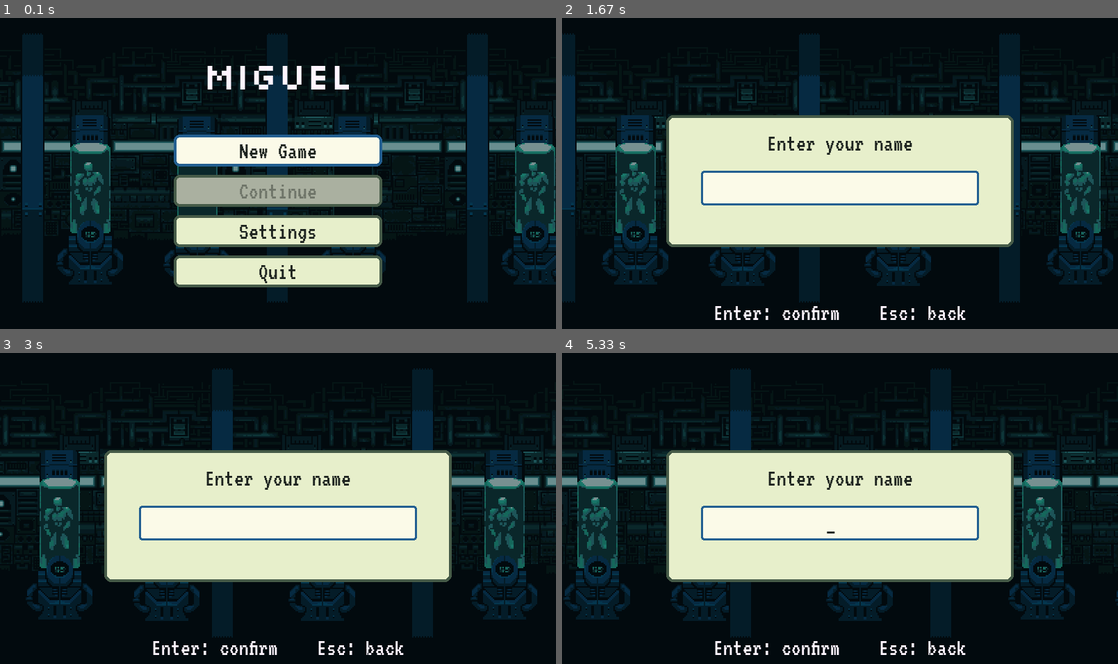
Above: before the commit, frames 1-4 (two rows, left to right).
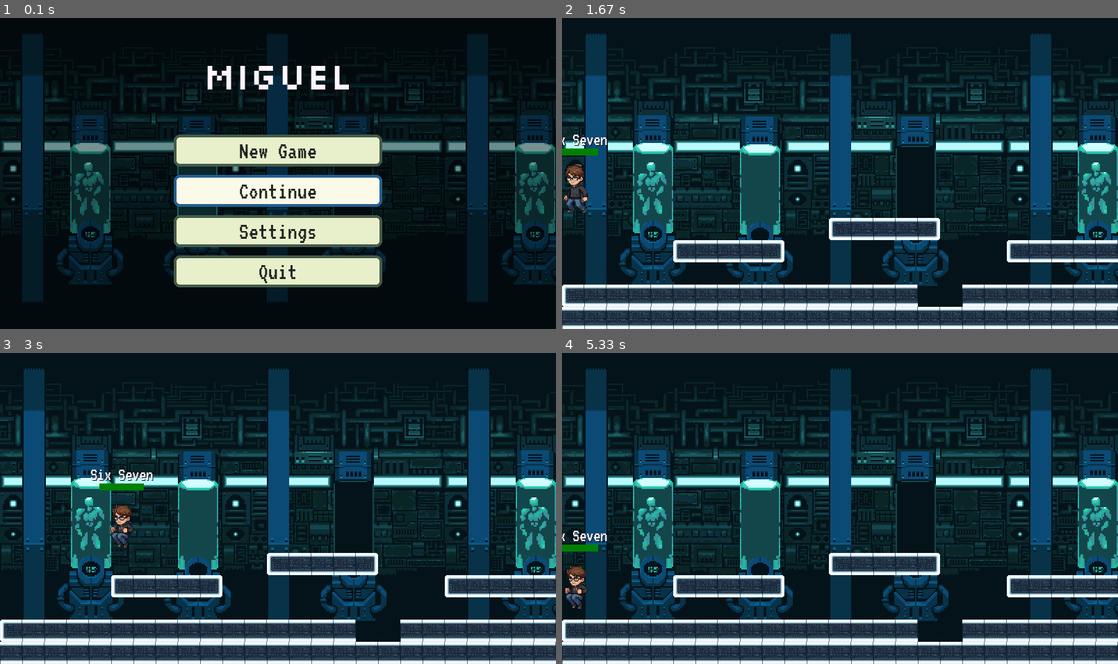
Above: after the commit, the same moments.

Repository: sandagansantino3-dotcom/game
Game: pygame game, started from Games/game.py
Same seed, same stepped clock (60 frames per second), same inputs: the game is played once before the commit and once after it.
Inputs (mouse positions are in pixels of both pictures, inside the frame that each line leads up to):
- Up to frame 1 (0.1 s): no input
- Up to frame 2 (1.67 s): click "Continue" at 0.38 s; hold Right 0.67-1.13 s; move the mouse to (817, 185) at 0.7 s; hold Left from 1.22 s (still down); move the mouse to (1017, 164) at 1.25 s; tap Space at 1.28, 1.58 s
- Up to frame 3 (3 s): release Left at 1.75 s; hold Left 1.78-2.18 s; move the mouse to (278, 527) at 1.82 s; tap Space at 1.85, 2.15, 2.28, 2.58, 2.95 s; hold Right 2.22-2.85 s; move the mouse to (144, 511) at 2.25 s; hold Left from 2.88 s (still down); move the mouse to (105, 461) at 2.92 s
- Up to frame 4 (5.33 s): tap Space at 3.25, 3.45, 3.75, 3.95, 4.25, 4.45, 4.75, 5.02, 5.32 s; release Left at 3.35 s; hold Right 3.38-3.85 s; move the mouse to (667, 580) at 3.42 s; hold Right 3.88-4.35 s; move the mouse to (923, 399) at 3.92 s; hold Left 4.38-4.92 s; move the mouse to (1045, 617) at 4.42 s; hold Left from 4.95 s (still down); move the mouse to (695, 393) at 4.98 s

The runs differ from the first frame. In frame 1, 7.4% of the frame differs, in the area x 31-69%, y 37-61%; in frame 2, 66%; in frame 3, 66%; in frame 4, 66%, in the area x 0-100%, y 4-100%.

Commit message:
Update game title and reset save data to initial state

Diff:
--- a/Games/game.py
+++ b/Games/game.py
@@ -24,7 +24,7 @@
     SCREEN_SIZE
 )
 
-pygame.display.set_caption("MIGUEL")
+pygame.display.set_caption("Realm of Syntax Errors")
 
 audio = menu.Audio()
 
--- a/Games/save.json
+++ b/Games/save.json
@@ -1,5 +1 @@
-<<<<<<< Updated upstream
-{"level": 0, "name": "TripleT"}
-=======
-{"level": 1, "name": "TidyWild"}
->>>>>>> Stashed changes
+{"level": 0, "name": "Six Seven"}
